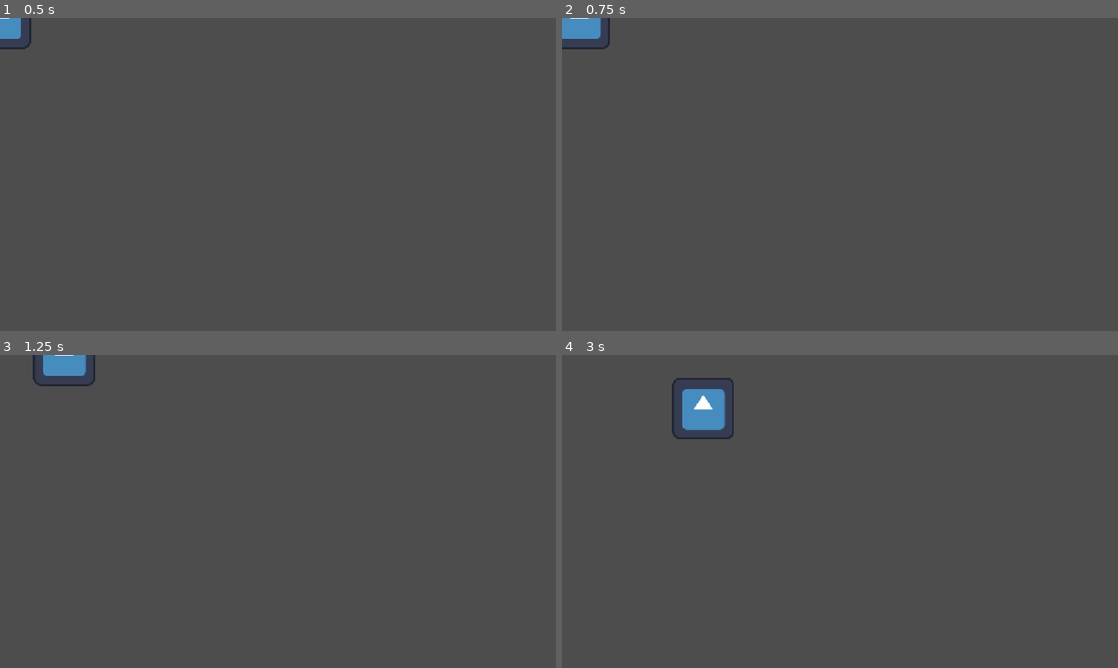
Above: before the commit, frames 1-4 (two rows, left to right).
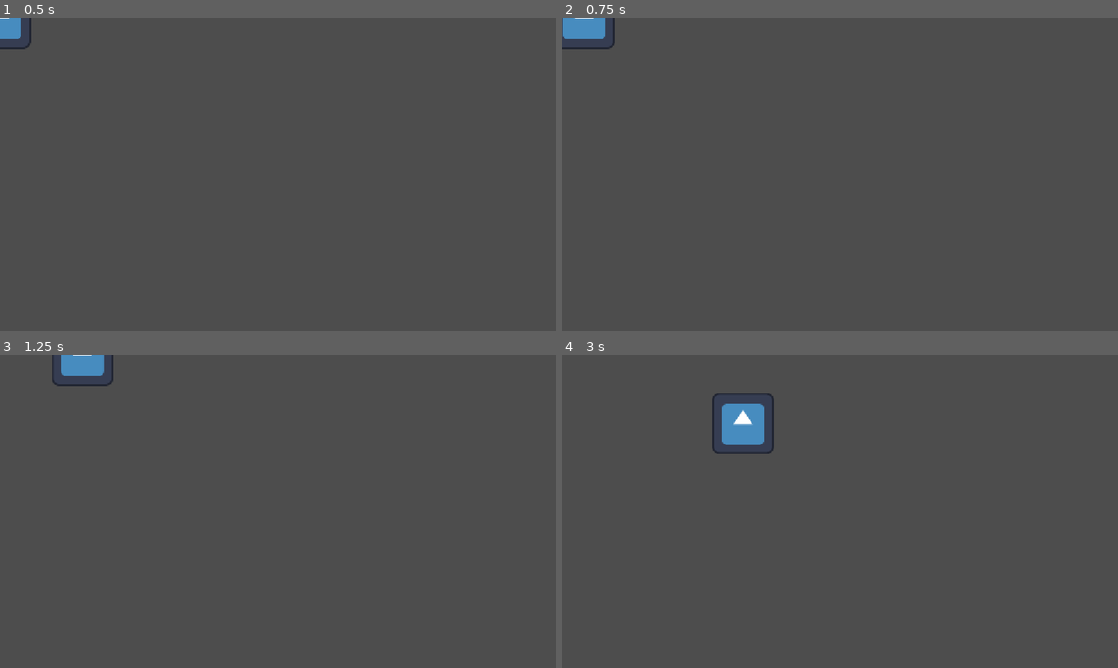
Above: after the commit, the same moments.

Repository: frantisek-boura/summoner-game
Game: Godot game, scene res://scenes/player/player.tscn
Same seed, same stepped clock (60 frames per second), same inputs: the game is played once before the commit and once after it. The project has no main scene, so this scene is started directly. The engine's default icon, where the game draws it, is replaced by a stand-in: a white triangle on a blue panel in a dark square.
Inputs (mouse positions are in pixels of both pictures, inside the frame that each line leads up to):
- Up to frame 1 (0.5 s): no input
- Up to frame 2 (0.75 s): tap Enter at 0.5 s; move the mouse to (962, 158) at 0.52 s; hold D (right) from 0.53 s (still down); click (962, 158) at 0.67 s
- Up to frame 3 (1.25 s): keep holding D (right)
- Up to frame 4 (3 s): move the mouse to (728, 527) at 1.27 s; release D (right) at 1.28 s; hold S (down) 1.28-2.03 s; move the mouse to (895, 442) at 2.02 s; hold D (right) 2.03-2.78 s; move the mouse to (812, 574) at 2.77 s; hold W (up) from 2.78 s (still down); click (812, 574) at 2.92 s

Frame 1 is identical in both runs. In frame 2, 0.2% of the frame differs, in the area x 0-10%, y 0-10%; in frame 3, 0.6%; in frame 4, 2.4%, in the area x 19-39%, y 7-32%.

Commit message:
refactor: create a movement node, formatting, cleanup
1. move player movement into a reusable movement node
2. refactor and cleanup state machine
3. create template base state node
4. add movement utility functions (is moving detection, wants to move, can move ...)

Diff:
--- a/project.godot
+++ b/project.godot
@@ -22,6 +22,15 @@
 [editor_plugins]
 
 enabled=PackedStringArray("res://addons/at-icons/plugin.cfg", "res://addons/kanban_tasks/plugin.cfg", "res://addons/script-ide/plugin.cfg")
+
+[file_customization]
+
+folder_colors={
+"res://scenes/": "blue",
+"res://scenes/player/": "green",
+"res://scripts/": "gray",
+"res://scripts/player/": "green"
+}
 
 [input]
 
--- a/scenes/player/player.tscn
+++ b/scenes/player/player.tscn
@@ -3,16 +3,17 @@
 [ext_resource type="Script" uid="uid://ecoengxt0qpr" path="res://scripts/player/player.gd" id="1_dovo2"]
 [ext_resource type="Script" uid="uid://djeabau1mxa1e" path="res://scripts/utils/state_machine.gd" id="2_gmlin"]
 [ext_resource type="Texture2D" uid="uid://ivhipj63degi" path="res://icon.svg" id="2_lvxji"]
-[ext_resource type="Script" uid="uid://ch6i4dhijcus" path="res://scripts/player/idle_state.gd" id="4_p47bc"]
-[ext_resource type="Script" uid="uid://cdxjj2x8das37" path="res://scripts/player/move_state.gd" id="5_75vfm"]
+[ext_resource type="PackedScene" uid="uid://bbu0dfmc55xmn" path="res://scenes/utils/movement.tscn" id="3_75vfm"]
+[ext_resource type="PackedScene" uid="uid://c3tb4herdcfpk" path="res://scenes/player/states/idle_state.tscn" id="5_75vfm"]
+[ext_resource type="PackedScene" uid="uid://cjcv1c550dax3" path="res://scenes/player/states/move_state.tscn" id="6_0owmy"]
 
 [sub_resource type="CircleShape2D" id="CircleShape2D_cslih"]
 radius = 63.03174
 
-[node name="player" type="CharacterBody2D" unique_id=1895177123 node_paths=PackedStringArray("state_machine")]
+[node name="player" type="CharacterBody2D" unique_id=1895177123 node_paths=PackedStringArray("state_machine", "movement")]
 script = ExtResource("1_dovo2")
-movement_speed = 195.18
 state_machine = NodePath("state_machine")
+movement = NodePath("movement")
 
 [node name="sprite" type="Sprite2D" parent="." unique_id=58080695]
 texture = ExtResource("2_lvxji")
@@ -20,15 +21,16 @@
 [node name="collider" type="CollisionShape2D" parent="." unique_id=717725179]
 shape = SubResource("CircleShape2D_cslih")
 
+[node name="movement" parent="." unique_id=2096917769 instance=ExtResource("3_75vfm")]
+movement_speed = 250.0
+
 [node name="state_machine" type="Node" parent="." unique_id=897550899 node_paths=PackedStringArray("beginning_state")]
 script = ExtResource("2_gmlin")
 beginning_state = NodePath("idle_state")
 metadata/_custom_type_script = "uid://djeabau1mxa1e"
 
-[node name="idle_state" type="Node" parent="state_machine" unique_id=53127719 node_paths=PackedStringArray("stateful_node")]
-script = ExtResource("4_p47bc")
-stateful_node = NodePath("../..")
+[node name="idle_state" parent="state_machine" unique_id=1913843669 node_paths=PackedStringArray("player") instance=ExtResource("5_75vfm")]
+player = NodePath("../..")
 
-[node name="move_state" type="Node" parent="state_machine" unique_id=389582762 node_paths=PackedStringArray("stateful_node")]
-script = ExtResource("5_75vfm")
-stateful_node = NodePath("../..")
+[node name="move_state" parent="state_machine" unique_id=1223317756 node_paths=PackedStringArray("player") instance=ExtResource("6_0owmy")]
+player = NodePath("../..")
--- /dev/null
+++ b/scenes/player/states/idle_state.tscn
@@ -0,0 +1,7 @@
+[gd_scene format=3 uid="uid://c3tb4herdcfpk"]
+
+[ext_resource type="Script" uid="uid://ch6i4dhijcus" path="res://scripts/player/states/idle_state.gd" id="1_361f7"]
+
+[node name="idle_state" type="Node" unique_id=1913843669 node_paths=PackedStringArray("player")]
+script = ExtResource("1_361f7")
+player = NodePath("")
--- /dev/null
+++ b/scenes/player/states/move_state.tscn
@@ -0,0 +1,7 @@
+[gd_scene format=3 uid="uid://cjcv1c550dax3"]
+
+[ext_resource type="Script" uid="uid://cdxjj2x8das37" path="res://scripts/player/states/move_state.gd" id="1_8fyk6"]
+
+[node name="move_state" type="Node" unique_id=1223317756 node_paths=PackedStringArray("player")]
+script = ExtResource("1_8fyk6")
+player = NodePath("")
--- /dev/null
+++ b/scenes/utils/base_state.tscn
@@ -0,0 +1,6 @@
+[gd_scene format=3 uid="uid://cn3do7dbq52fs"]
+
+[ext_resource type="Script" uid="uid://bpf0brjfm8sip" path="res://scripts/utils/base_state.gd" id="1_fmvwu"]
+
+[node name="base_state" type="Node" unique_id=1223317756]
+script = ExtResource("1_fmvwu")
--- /dev/null
+++ b/scenes/utils/movement.tscn
@@ -0,0 +1,6 @@
+[gd_scene format=3 uid="uid://bbu0dfmc55xmn"]
+
+[ext_resource type="Script" uid="uid://5h6e2jce03as" path="res://scripts/entity/movement.gd" id="1_7lwtb"]
+
+[node name="movement" type="Node" unique_id=2096917769]
+script = ExtResource("1_7lwtb")
--- a/scripts/entity/entity.gd
+++ b/scripts/entity/entity.gd
@@ -1,15 +1,17 @@
 class_name Entity
 extends CharacterBody2D
 
-@export_range(10, 1000) var movement_speed: float = 10
-
 @export var state_machine: StateMachine
+@export var movement: EntityMovement
 # TODO: general health component
 
 func _ready() -> void:
-	assert(state_machine != null, "ENTITY: State machine not set, could not change state.")
+	assert(state_machine != null, "ENTITY: State machine not set.")
+	assert(movement != null, "ENTITY: Movement not set.")
 
+## Changes this entity's state using its state machine
+## Takes [String] [param state_name] for the name of the new state's node.
 func change_state(state_name: String) -> void:
-	if state_machine.changing_state: return
+	if state_machine.is_changing_states(): return
 
 	state_machine.request_state_change.emit(state_name)
--- /dev/null
+++ b/scripts/entity/movement.gd
@@ -0,0 +1,51 @@
+@icon("res://addons/at-icons/node/arrow_cross.svg")
+class_name EntityMovement
+extends Node
+
+@export_range(10, 1000, 1) var movement_speed: float = 10.0
+
+@onready var _entity: Entity = get_parent() as Entity
+
+var _direction: Vector2 = Vector2.ZERO
+var _can_move: bool = true
+
+func _ready() -> void:
+	assert(_entity != null, "ENTITY MOVEMENT: Entity is not set.")
+
+## Moves the entity based on its current direction value set by [method EntityMovement.change_direction].
+func move() -> void:
+	if not _can_move: return
+
+	_entity.velocity = _direction * movement_speed
+	_entity.move_and_slide()
+
+## Changes the direction entity is moving in.
+## Takes [Vector2] [param new_direction] for new movement direction.
+func change_direction(new_direction: Vector2) -> void:
+	_direction = new_direction
+
+## Checks if the entity has arrived to a [Vector2] destination.
+## Takes [Vector2] [param destination] for the position of the destination.
+func has_arrived(destination: Vector2) -> bool:
+	return _entity.position.distance_to(destination) < 0.1
+
+## Checks if the entity is moving based on its current direction value set by [method EntityMovement.change_direction].
+func wants_to_move() -> bool:
+	return _direction != Vector2.ZERO
+
+## Checks whether this entity is moving intentionally (moving with player input)
+func is_moving() -> bool:
+	return _entity.velocity != Vector2.ZERO and _direction != Vector2.ZERO
+
+## Decides whether this entity can or cannot move.
+## Takes [bool] [param is_enabled] to decide.
+func enable_movement(is_enabled: bool) -> void:
+	_can_move = is_enabled
+
+## Checks whether this entity can or cannot move.
+func can_move() -> bool:
+	return _can_move
+
+## Resets entity's velocity back to [member Vector2.ZERO]
+func reset_velocity() -> void:
+	_entity.velocity = Vector2.ZERO
--- a/scripts/player/idle_state.gd
+++ /dev/null
@@ -1,28 +0,0 @@
-class_name PlayerIdleState
-extends State
-
-@export var stateful_node: Player
-
-func _ready() -> void:
-	assert(stateful_node != null, "PLAYER IDLE STATE: Stateful node not set")
-
-func enter() -> void:
-	stateful_node.reset_velocity()
-
-func exit() -> void:
-	pass
-
-func frames(delta: float) -> void:
-	pass
-
-func physics(delta: float) -> void:
-	pass
-
-func input_process(delta: float) -> void:
-	stateful_node.get_movement_input_direction()
-
-	if stateful_node.is_moving():
-		stateful_node.change_state("move_state")
-
-func input_event(event: InputEvent) -> void:
-	pass
--- a/scripts/player/move_state.gd
+++ /dev/null
@@ -1,28 +0,0 @@
-class_name PlayerMoveState
-extends State
-
-@export var stateful_node: Player
-
-func _ready() -> void:
-	assert(stateful_node != null, "PLAYER IDLE STATE: Stateful node not set")
-
-func enter() -> void:
-	pass
-
-func exit() -> void:
-	pass
-
-func frames(delta: float) -> void:
-	pass
-
-func physics(delta: float) -> void:
-	stateful_node.move()
-
-func input_process(delta: float) -> void:
-	stateful_node.get_movement_input_direction()
-
-	if not stateful_node.is_moving():
-		stateful_node.change_state("idle_state")
-
-func input_event(event: InputEvent) -> void:
-	pass
--- a/scripts/player/player.gd
+++ b/scripts/player/player.gd
@@ -1,17 +1,6 @@
 class_name Player
 extends Entity
 
-var direction: Vector2 = Vector2.ZERO
-
-func get_movement_input_direction() -> void:
-	direction = Input.get_vector("left", "right", "up", "down")
-
-func is_moving() -> bool:
-	return direction != Vector2.ZERO
-
-func move() -> void:
-	velocity = direction * movement_speed
-	move_and_slide()
-
-func reset_velocity() -> void:
-	velocity = Vector2.ZERO
+## Returns player's omnidirectional input direction
+func get_input_direction() -> Vector2:
+	return Input.get_vector("left", "right", "up", "down")
--- /dev/null
+++ b/scripts/player/states/idle_state.gd
@@ -0,0 +1,29 @@
+class_name PlayerIdleState
+extends State
+
+@export var player: Player
+
+func _ready() -> void:
+	assert(player != null, "PLAYER IDLE STATE: Stateful node not set")
+
+func enter() -> void:
+	pass
+
+func exit() -> void:
+	pass
+
+func frames(_delta: float) -> void:
+	pass
+
+func physics(_delta: float) -> void:
+	pass
+
+func input_process(_delta: float) -> void:
+	var new_direction: Vector2 = player.get_input_direction()
+	player.movement.change_direction(new_direction)
+
+	if player.movement.wants_to_move() and player.movement.can_move():
+		player.change_state("move_state")
+
+func input_event(_event: InputEvent) -> void:
+	pass
--- /dev/null
+++ b/scripts/player/states/move_state.gd
@@ -0,0 +1,29 @@
+class_name PlayerMoveState
+extends State
+
+@export var player: Player
+
+func _ready() -> void:
+	assert(player != null, "PLAYER IDLE STATE: Stateful node not set")
+
+func enter() -> void:
+	pass
+
+func exit() -> void:
+	pass
+
+func frames(_delta: float) -> void:
+	pass
+
+func physics(_delta: float) -> void:
+	player.movement.move()
+
+func input_process(_delta: float) -> void:
+	var new_direction: Vector2 = player.get_input_direction()
+	player.movement.change_direction(new_direction)
+
+	if not player.movement.wants_to_move() or not player.movement.can_move():
+		player.change_state("idle_state")
+
+func input_event(_event: InputEvent) -> void:
+	pass
--- /dev/null
+++ b/scripts/utils/base_state.gd
@@ -0,0 +1,25 @@
+class_name BaseState
+extends State
+
+@export var entity: Entity
+
+func _ready() -> void:
+	assert(entity != null, "BASE STATE: Stateful node not set")
+
+func enter() -> void:
+	pass
+
+func exit() -> void:
+	pass
+
+func frames(_delta: float) -> void:
+	pass
+
+func physics(_delta: float) -> void:
+	pass
+
+func input_process(_delta: float) -> void:
+	pass
+
+func input_event(_event: InputEvent) -> void:
+	pass
--- a/scripts/utils/state_machine.gd
+++ b/scripts/utils/state_machine.gd
@@ -4,9 +4,9 @@
 
 @export var beginning_state: State
 
-var states: Array[State] = []
-var current_state: State = null
-var changing_state: bool = false
+var _states: Array[State] = []
+var _current_state: State = null
+var _changing_state: bool = false
 
 signal request_state_change(state_name: String)
 
@@ -19,35 +19,35 @@
 	_change_state(beginning_state.name)
 
 func _input(event: InputEvent) -> void:
-	if changing_state: return
+	if _changing_state: return
 
-	current_state.input_event(event)
+	_current_state.input_event(event)
 
 func _process(delta: float) -> void:
-	current_state.frames(delta)
+	_current_state.frames(delta)
 
-	if changing_state: return
+	if _changing_state: return
 
-	current_state.input_process(delta)
+	_current_state.input_process(delta)
 
 func _physics_process(delta: float) -> void:
-	if changing_state: return
+	if _changing_state: return
 
-	current_state.physics(delta)
+	_current_state.physics(delta)
 
 ## Filters this node's children for [State] nodes and saves them to [member StateMachine.states].
 func _scan_states() -> void:
 	for child in get_children():
 		if child is State:
-			states.append(child as State)
+			_states.append(child as State)
 
-	assert(len(states) != 0, "STATE MACHINE: State machine has no states.")
+	assert(len(_states) != 0, "STATE MACHINE: State machine has no states.")
 
 ## Finds state in [member StateMachine.states] by its node name.
 ## [br][br]
 ## Takes [String] [param state_name] for the name of the new state's node.
 func _find_state_by_name(state_name: String) -> State:
-	var filtered_states: Array[State] = states.filter(func(s): return s.name == state_name)
+	var filtered_states: Array[State] = _states.filter(func(s): return s.name == state_name)
 	assert(len(filtered_states) == 1, "STATE MACHINE: Could not pinpoint state with name '%s'. Found %d states." % [state_name, len(filtered_states)])
 
 	return filtered_states.front() as State
@@ -57,13 +57,17 @@
 ## [br][br]
 ## Takes [String] [param state_name] for the name of the new state's node.
 func _change_state(state_name: String) -> void:
-	changing_state = true
+	_changing_state = true
 
 	var new_state: State = _find_state_by_name(state_name)
 
-	if current_state:
-		current_state.exit()
-	current_state = new_state
-	current_state.enter()
+	if _current_state:
+		_current_state.exit()
+	_current_state = new_state
+	_current_state.enter()
 
-	changing_state = false
+	_changing_state = false
+
+## Checks whether the state machine is currently in the process of transitioning from one state to another.
+func is_changing_states() -> bool:
+	return _changing_state
Not shown, added: scripts/entity/movement.gd.uid
Renamed: scripts/player/idle_state.gd.uid -> scripts/player/states/idle_state.gd.uid
Renamed: scripts/player/move_state.gd.uid -> scripts/player/states/move_state.gd.uid
Not shown, added: scripts/utils/base_state.gd.uid
